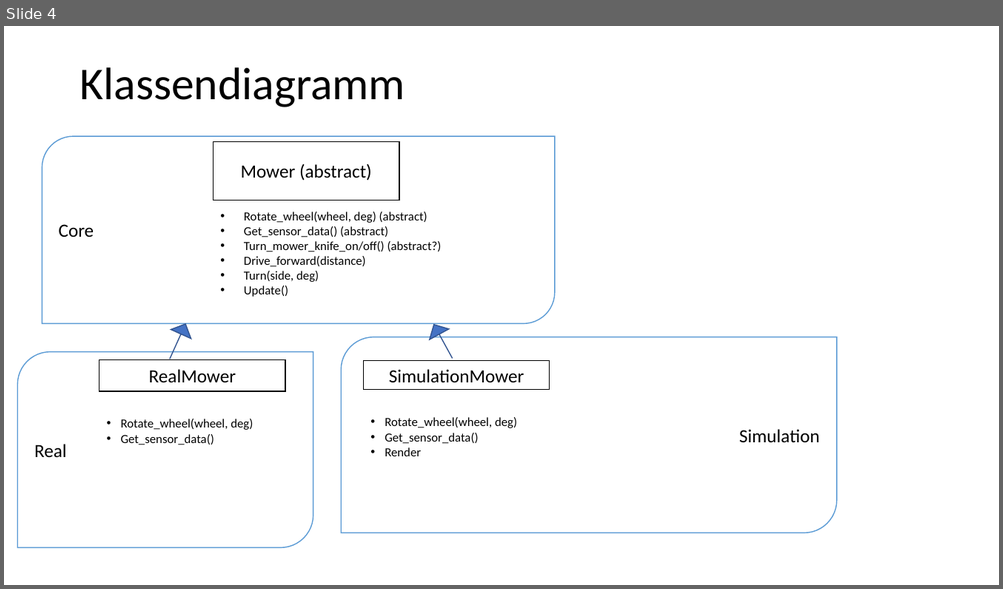
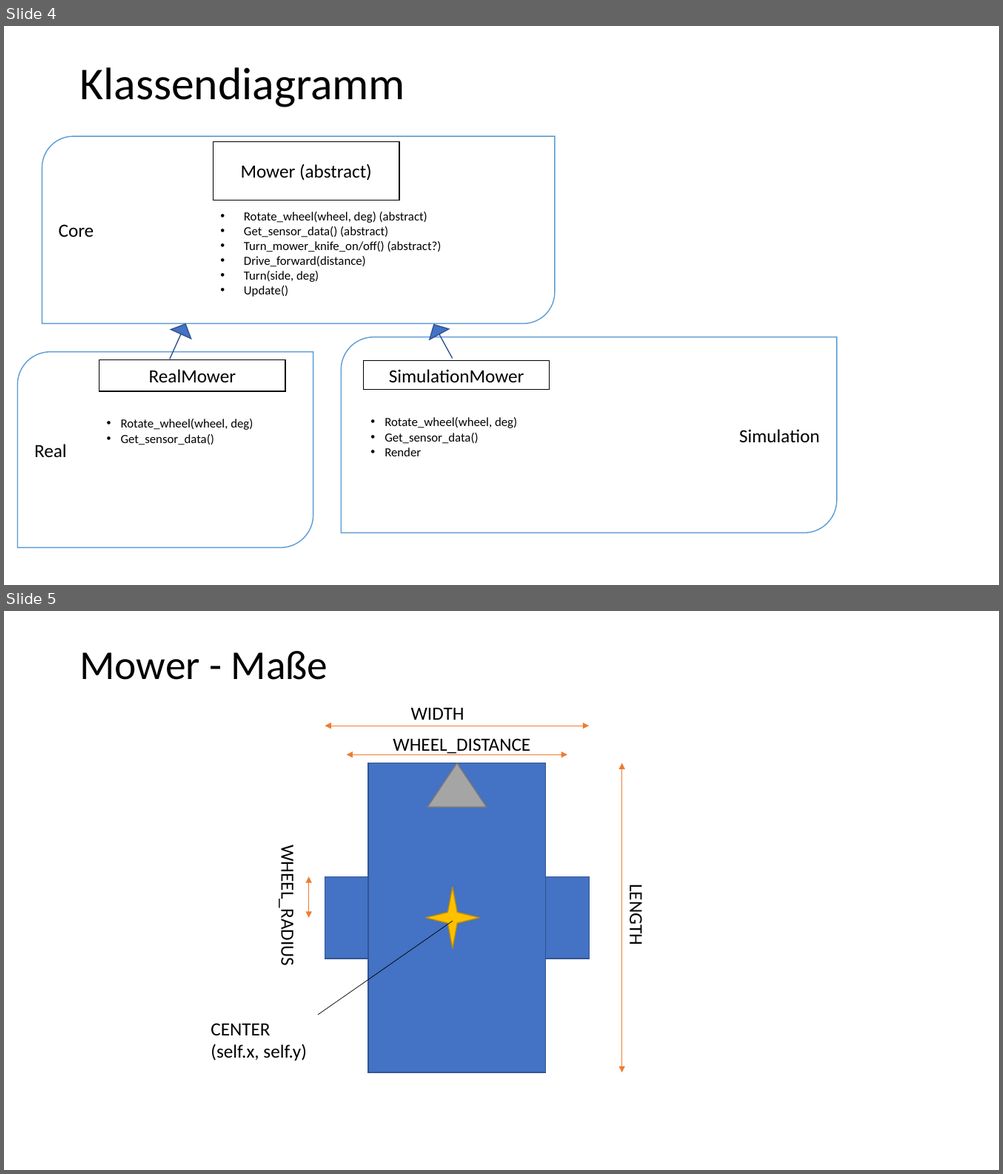
Before and after one commit to JulianSobott/mower, a slide deck: Documents/Diagramme.pptx. Shown one above the other, each under a label of ours: slide 4 before the commit, slides 4 and 5 after it. The pictures are 1003x589 and 1003x1174 pixels, drawn with LibreOffice and Linux fonts; fonts in the diff are those of the drawing. Boxes give left, top, right and bottom in pixels: in the first picture for what was removed or moved away, otherwise in the second. Text is boxed around its words. In the diff, an @@ line names an element or a change of style, - is before the commit and + after.

Commit message:
Extend documentation with mower sizes + mower rotation

```diff
--- a/Documents/Diagramme.pptx
+++ b/Documents/Diagramme.pptx
@@ slide 5 added at (x1=4, y1=611, x2=999, y2=1170), background #FFFFFF @@
@@ title added at (x1=79, y1=651, x2=328, y2=680), 39.6 pt, text #000000 @@
+Mower - Maße
@@ text added at (x1=411, y1=707, x2=464, y2=720), 18 pt, text #000000 @@
+WIDTH
@@ double arrow added from (325, 726) to (589, 726), #ED7D31 0.5 pt @@
@@ text added at (x1=392, y1=738, x2=530, y2=755), 18 pt, text #000000 @@
+WHEEL_DISTANCE
@@ double arrow added from (347, 755) to (567, 755), #ED7D31 0.5 pt @@
@@ rectangle added at (x1=368, y1=763, x2=546, y2=1073), fill #4472C4, outline #325491 1 pt @@
@@ triangle added at (x1=427, y1=763, x2=486, y2=807), fill #A5A5A5, outline #7A7A7A 1 pt @@
@@ double arrow added from (622, 763) to (622, 1073), #ED7D31 0.5 pt @@
@@ text added at (x1=276, y1=857, x2=299, y2=963), 18 pt, text #000000 @@
+WHEEL_RADIUS
@@ double arrow added from (308, 918) to (308, 877), #ED7D31 0.5 pt @@
@@ rectangle added at (x1=325, y1=877, x2=368, y2=959), fill #4472C4, outline #325491 1 pt @@
@@ rectangle added at (x1=546, y1=877, x2=589, y2=959), fill #4472C4, outline #325491 1 pt @@
@@ star added at (x1=426, y1=887, x2=479, y2=948), fill #FFC000, outline #BD8E00 1 pt @@
@@ text added at (x1=625, y1=890, x2=648, y2=944), 18 pt, text #000000 @@
+LENGTH
@@ line added from (452, 921) to (318, 1015), #000000 0.5 pt @@
@@ text added at (x1=210, y1=1023, x2=307, y2=1061), 18 pt, text #000000 @@
+CENTER
+(self.x, self.y)
```
Also in this commit, not shown: 1 other slide added.
